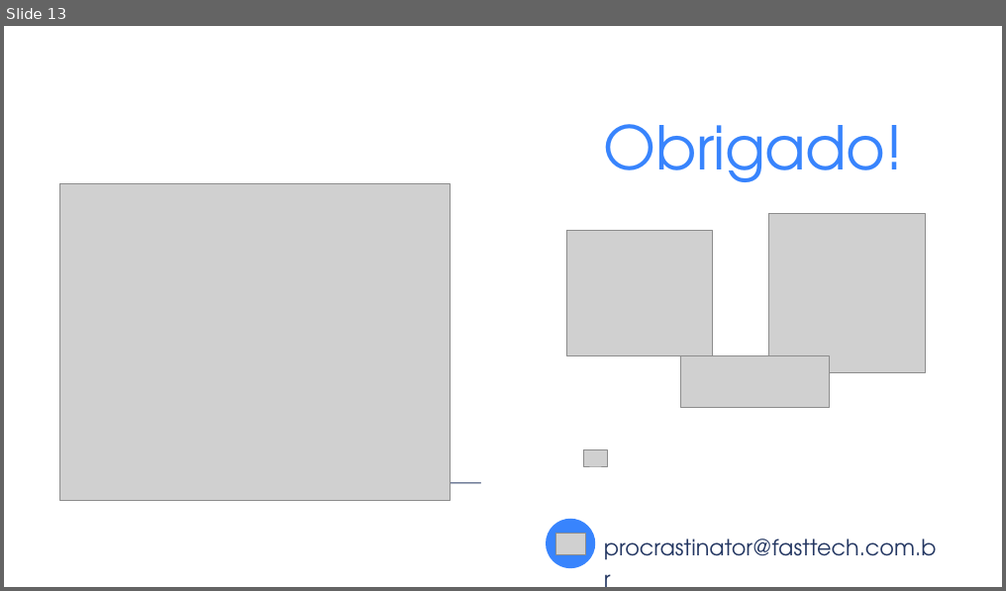
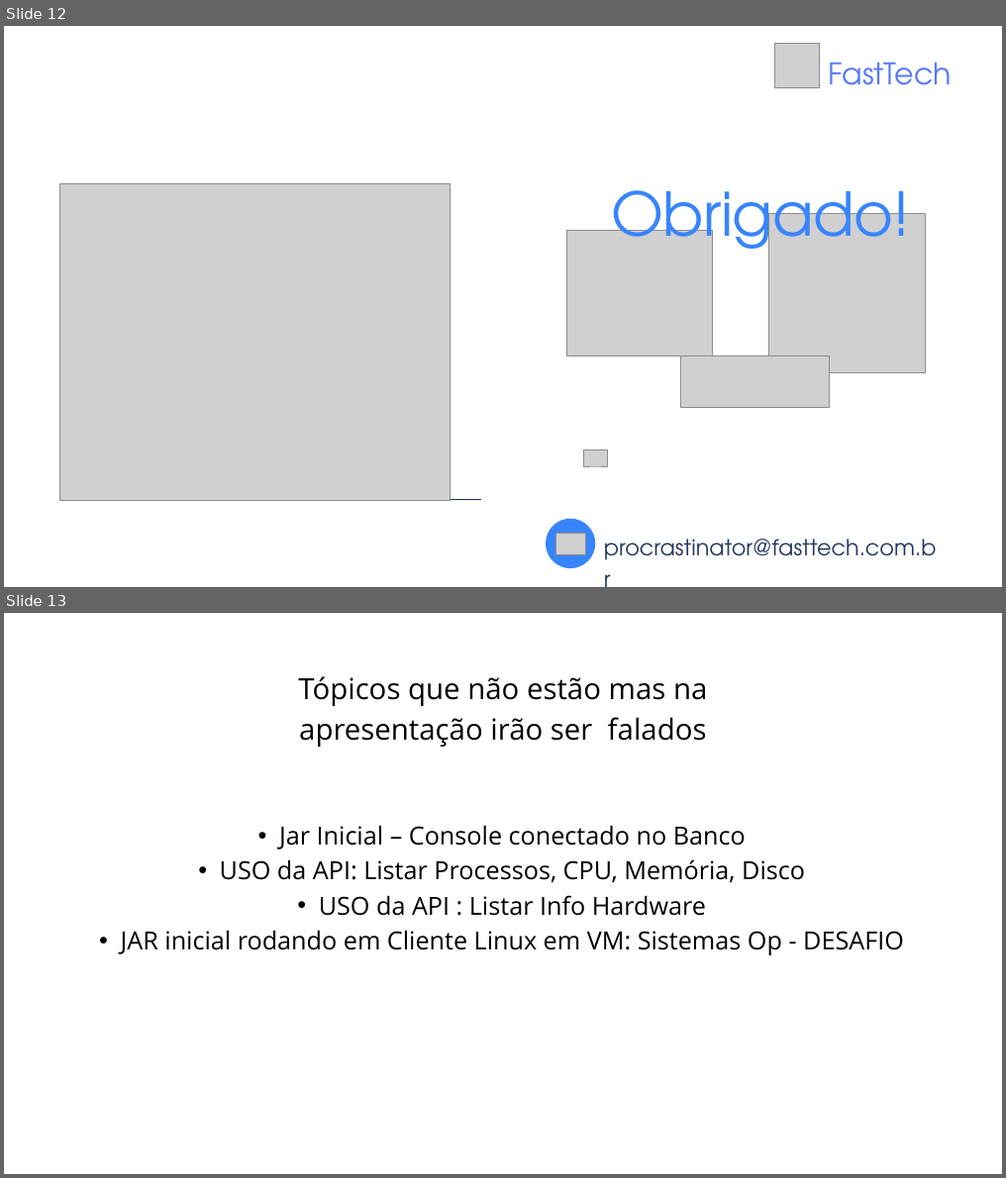
Before and after one commit to Grupo-1-adsa/Grupo-1-adsa, a slide deck: Documentação/PPT/FastTech.pptx. Shown one above the other, each under a label of ours: slide 13 before the commit, slides 12 and 13 after it. The pictures are 1006x591 and 1006x1178 pixels, drawn with LibreOffice and Linux fonts; fonts in the diff are those of the drawing; grey boxes stand for pictures. Boxes give left, top, right and bottom in pixels: in the first picture for what was removed or moved away, otherwise in the second. Text is boxed around its words. In the diff, an @@ line names an element or a change of style, - is before the commit and + after.

```diff
--- a/Documentação/PPT/FastTech.pptx
+++ b/Documentação/PPT/FastTech.pptx
@@ slide 13 added at bbox=[4, 613, 1002, 1174], background #FFFFFF @@
@@ text added at bbox=[298, 676, 707, 747], 42 pt, text #000000 @@
+Tópicos que não estão mas na apresentação irão ser falados
@@ text added at bbox=[121, 826, 904, 956], 36 pt, text #000000 @@
+  • Jar Inicial – Console conectado no Banco
+  • USO da API: Listar Processos, CPU, Memória, Disco
+  • USO da API : Listar Info Hardware
+  • JAR inicial rodando em Cliente Linux em VM: Sistemas Op - DESAFIO
@@ what was slide 13 is now slide 12 @@
@@ slide 12 changed as well @@
@@ picture added at bbox=[774, 43, 820, 87] @@
@@ text added at bbox=[829, 62, 951, 85], 43.1 pt, text #5879FA @@
+FastTech
@@ text "Obrigado!" rewrapped from bbox=[604, 124, 903, 182] to bbox=[611, 190, 910, 264] @@
@@ line moved from (59, 483) - (480, 483) to (59, 500) - (480, 500) @@
```
Also in this commit, not shown: 5 other slides changed, 6 other slides added, 7 slides removed.
